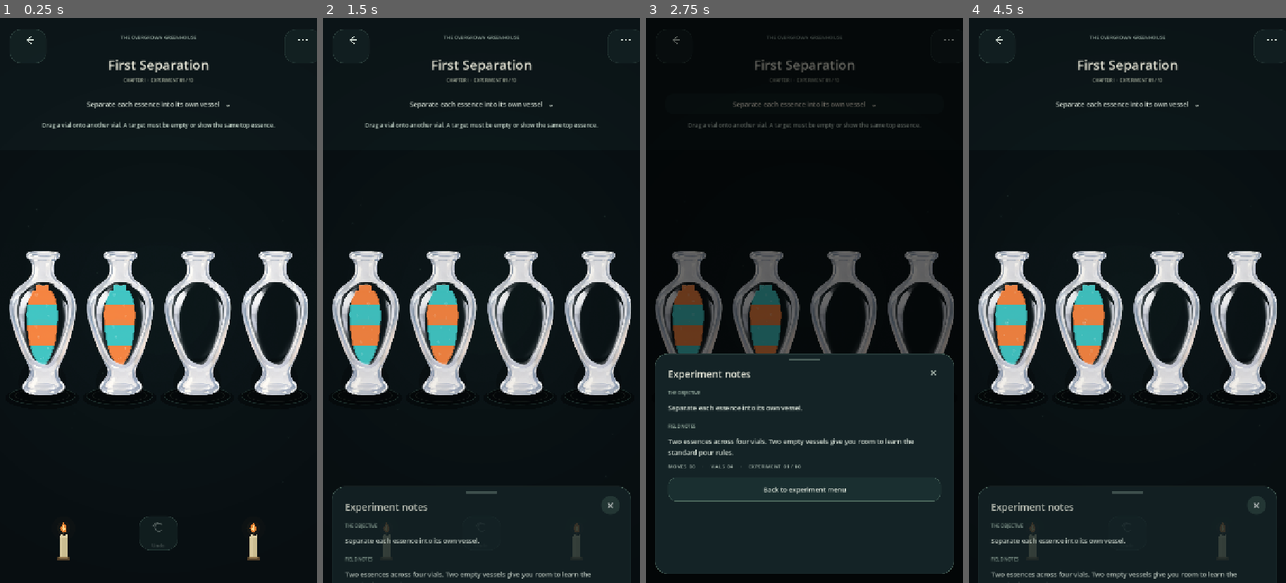
Above: before the commit, frames 1-4 (left to right).
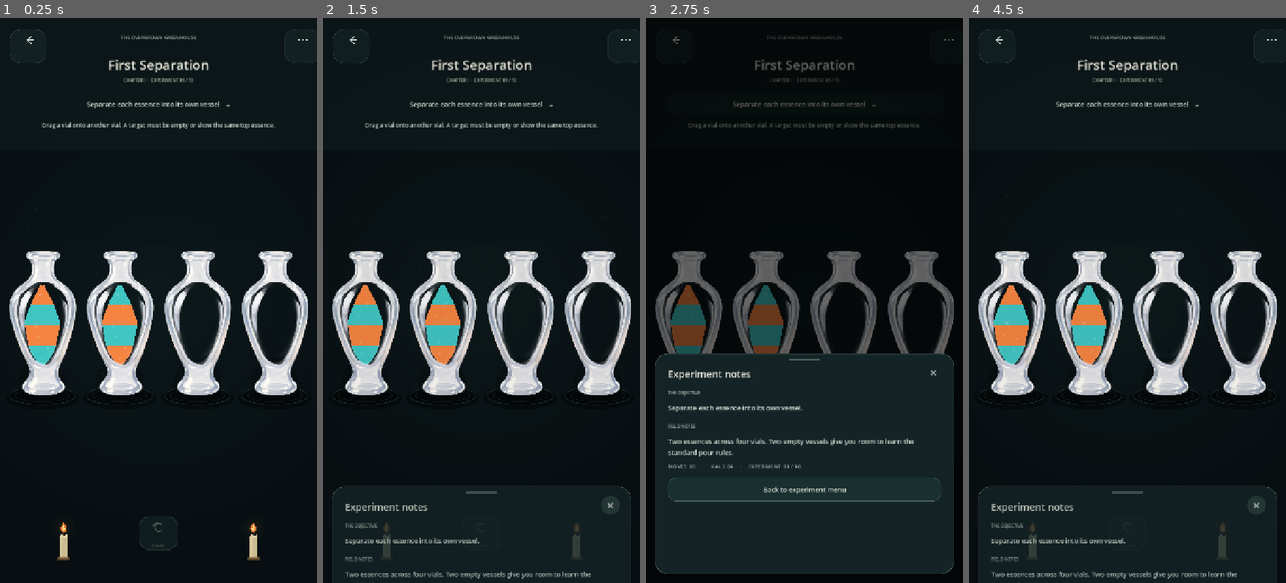
Above: after the commit, the same moments.

Repository: Kryodo/spell-sort-game
Game: Godot game, scene res://scenes/dark_sorting_slots_prototype.tscn
Two runs of this game, one before a commit and one after it. Both use one fixed random seed, a clock stepped at 60 frames per second and the inputs below. This scene is started directly instead of the project's main scene.
Inputs:
- Up to frame 1 (0.25 s): no input
- Up to frame 2 (1.5 s): click "Separate each essence into it…" at 0.5 s; click "×" at 1.25 s
- Up to frame 3 (2.75 s): click "Separate each essence into it…" at 2 s
- Up to frame 4 (4.5 s): click "×" at 2.75 s; click "Separate each essence into it…" at 3.5 s; click "×" at 4.25 s

The runs differ from the first frame. In frame 1, 0.5% of the frame differs, in the area x 7-44%, y 47-62%; in frame 2, 0.5%; in frame 3, 0.4%; in frame 4, 0.5%.

Commit message:
Fit liquid fully to Vial 2 chamber

Diff:
--- a/scripts/asset_fantasy_alchemy_bottle.gd
+++ b/scripts/asset_fantasy_alchemy_bottle.gd
@@ -28,21 +28,145 @@
 
 
 func _profile_points() -> Array[Vector2]:
-	# Half-widths follow the hourglass-like transparent chamber of Vial 2.
-	# The fill narrows near the upper shoulder and the lower glass transition.
+	# Inner chamber half-widths, traced against Vial 2's actual transparent
+	# window. The widest point sits lower in the vessel than in Vial 1.
 	return [
-		Vector2(0.00, 0.035),
-		Vector2(0.20, 0.065),
-		Vector2(0.28, 0.095),
-		Vector2(0.34, 0.155),
-		Vector2(0.42, 0.225),
-		Vector2(0.53, 0.255),
-		Vector2(0.65, 0.245),
-		Vector2(0.77, 0.215),
-		Vector2(0.87, 0.155),
-		Vector2(0.94, 0.075),
-		Vector2(1.00, 0.025)
+		Vector2(0.00, 0.008),
+		Vector2(0.16, 0.012),
+		Vector2(0.25, 0.020),
+		Vector2(0.30, 0.034),
+		Vector2(0.34, 0.060),
+		Vector2(0.39, 0.105),
+		Vector2(0.44, 0.155),
+		Vector2(0.50, 0.195),
+		Vector2(0.56, 0.235),
+		Vector2(0.60, 0.255),
+		Vector2(0.66, 0.245),
+		Vector2(0.72, 0.225),
+		Vector2(0.78, 0.205),
+		Vector2(0.84, 0.170),
+		Vector2(0.89, 0.115),
+		Vector2(0.93, 0.055),
+		Vector2(0.96, 0.018),
+		Vector2(1.00, 0.008)
 	]
+
+
+func _draw_liquid_band(
+	rect: Rect2,
+	top_ratio: float,
+	bottom_ratio: float,
+	liquid_color: Color,
+	is_surface: bool,
+	is_bottom: bool
+) -> void:
+	# Vial 2 has a very large, visibly transparent front window. Fill closer to
+	# its inner walls than the old generic vessel renderer and use one continuous
+	# curved polygon instead of 18 horizontal rectangles (which left gaps and
+	# made the liquid look too small inside this silhouette).
+	var top_y: float = rect.position.y + rect.size.y * top_ratio
+	var bottom_y: float = rect.position.y + rect.size.y * bottom_ratio
+	if not is_bottom:
+		bottom_y += 0.85
+
+	var surface_depth: float = 0.0
+	if is_surface:
+		surface_depth = minf(8.0, maxf(0.0, bottom_y - top_y) * 0.30)
+	var body_top: float = top_y + surface_depth - 0.45
+	if is_surface:
+		_draw_wavy_surface_fill(
+			rect,
+			top_y,
+			body_top + 1.0,
+			body_top + 4.0,
+			liquid_color
+		)
+
+	const SIDE_SAMPLES := 40
+	var left_edge := PackedVector2Array()
+	var right_edge := PackedVector2Array()
+	for sample_index in range(SIDE_SAMPLES + 1):
+		var t: float = float(sample_index) / float(SIDE_SAMPLES)
+		var y: float = lerpf(body_top, bottom_y, t)
+		var normalized_y: float = clampf(
+			(y - rect.position.y) / maxf(1.0, rect.size.y),
+			0.0,
+			1.0
+		)
+		var half_width: float = maxf(
+			0.0,
+			rect.size.x * _get_profile_at(normalized_y).y - 1.15
+		)
+		left_edge.append(Vector2(rect.get_center().x - half_width, y))
+		right_edge.append(Vector2(rect.get_center().x + half_width, y))
+
+	var liquid_polygon := left_edge.duplicate()
+	for point_index in range(right_edge.size() - 1, -1, -1):
+		liquid_polygon.append(right_edge[point_index])
+
+	if liquid_polygon.size() >= 3:
+		var fill_color: Color = liquid_color.lerp(liquid_color.lightened(0.16), 0.10)
+		draw_colored_polygon(liquid_polygon, fill_color)
+
+	# Subtle dark contact shading gives the liquid a little depth at the glass
+	# walls without leaving a conspicuous unfilled gap.
+	var edge_shade: Color = liquid_color.darkened(0.25)
+	edge_shade.a = 0.17
+	draw_polyline(left_edge, edge_shade, 0.9, true)
+	draw_polyline(right_edge, edge_shade, 0.9, true)
+
+
+func _draw_wavy_surface_fill(
+	rect: Rect2,
+	surface_y: float,
+	fill_bottom: float,
+	first_strip_bottom: float,
+	liquid_color: Color
+) -> void:
+	# A thin, smooth top cap follows the true inner contour at the current fill
+	# height, expanding naturally as the chamber gets wider.
+	var height: float = maxf(1.0, rect.size.y)
+	var maximum_wave: float = 0.35 + _surface_activity * 2.25 + absf(_slosh) * 1.35
+	var top_ratio_start: float = (
+		surface_y - maximum_wave - 2.0 - rect.position.y
+	) / height
+	var bottom_ratio: float = (first_strip_bottom - rect.position.y) / height
+	var top_half_width: float = rect.size.x * _get_min_profile_width(
+		top_ratio_start,
+		bottom_ratio
+	) - 1.15
+	var bottom_half_width: float = rect.size.x * _get_profile_at(
+		clampf((fill_bottom - rect.position.y) / height, 0.0, 1.0)
+	).y - 1.15
+	if top_half_width <= 1.0 or bottom_half_width <= 1.0:
+		return
+
+	const SURFACE_SAMPLES := 64
+	var top_edge := PackedVector2Array()
+	var bottom_edge := PackedVector2Array()
+	for sample_index in range(SURFACE_SAMPLES + 1):
+		var normalized_x: float = float(sample_index) / float(SURFACE_SAMPLES) * 2.0 - 1.0
+		var top_x: float = rect.get_center().x + normalized_x * top_half_width
+		var wave_y: float = surface_y + _get_surface_wave_offset(normalized_x)
+		wave_y = clampf(
+			wave_y,
+			surface_y - maximum_wave - 2.0,
+			fill_bottom - 0.5
+		)
+		top_edge.append(Vector2(top_x, wave_y))
+
+		var bottom_x: float = rect.get_center().x + normalized_x * bottom_half_width
+		bottom_edge.append(Vector2(bottom_x, fill_bottom))
+
+	var surface_polygon := top_edge.duplicate()
+	for point_index in range(bottom_edge.size() - 1, -1, -1):
+		surface_polygon.append(bottom_edge[point_index])
+	var surface_color: Color = liquid_color.lerp(liquid_color.lightened(0.20), 0.16)
+	draw_colored_polygon(surface_polygon, surface_color)
+
+	var highlight_color: Color = surface_color.lightened(0.36)
+	highlight_color.a = 0.13 + _surface_activity * 0.07 + absf(_slosh) * 0.035
+	draw_polyline(top_edge, highlight_color, 1.15, true)
 
 
 func _draw_glass_back(_rect: Rect2) -> void:
